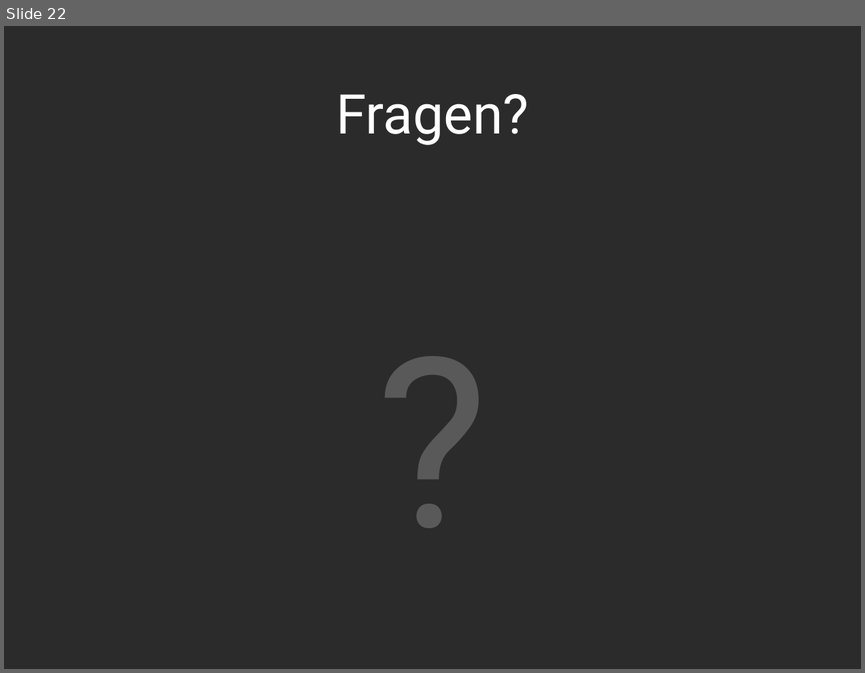
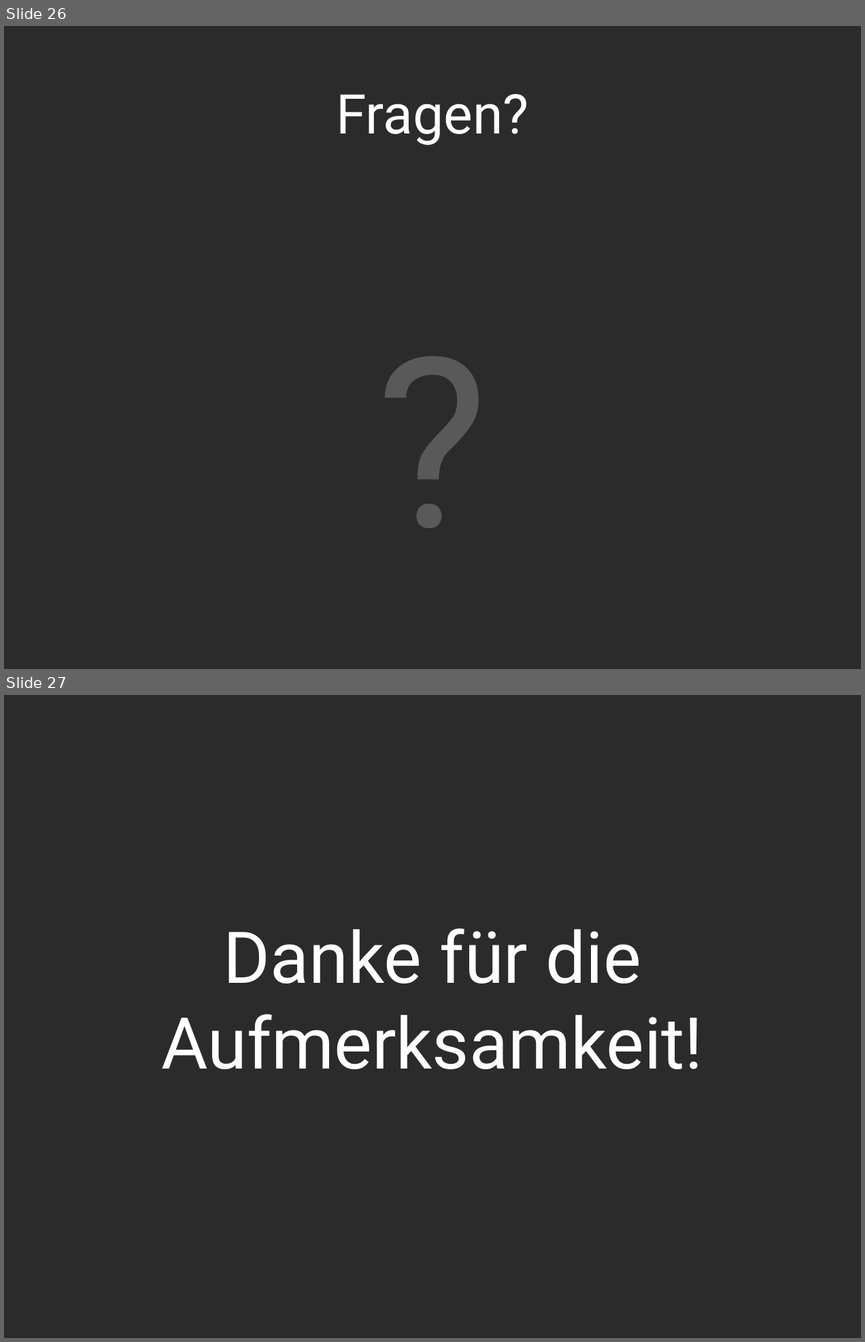
Before and after one commit to iluuu1994/Super-Mario-Bros, a slide deck: Resources/docs/CGR Präsentation.pptx. Shown one above the other, each under a label of ours: slide 22 before the commit, slides 26 and 27 after it. The pictures are 865x673 and 865x1342 pixels, drawn with LibreOffice and Linux fonts; fonts in the diff are those of the drawing; background and template pictures are left out; a plain dark background stands for a picture behind light text. Boxes give left, top, right and bottom in pixels: in the first picture for what was removed or moved away, otherwise in the second. Text is boxed around its words. In the diff, an @@ line names an element or a change of style, - is before the commit and + after.

```diff
--- a/Resources/docs/CGR Präsentation.pptx
+++ b/Resources/docs/CGR Präsentation.pptx
@@ slide 27 added at <box>4,695,861,1338</box>, background picture (left out) @@
@@ text added at <box>161,928,702,1069</box>, 60 pt, text #FFFFFF @@
+Danke für die Aufmerksamkeit!
@@ what was slide 22 is now slide 26 @@
```
Also in this commit, not shown: 1 slide changed, 4 other slides added, 1 slide removed.
